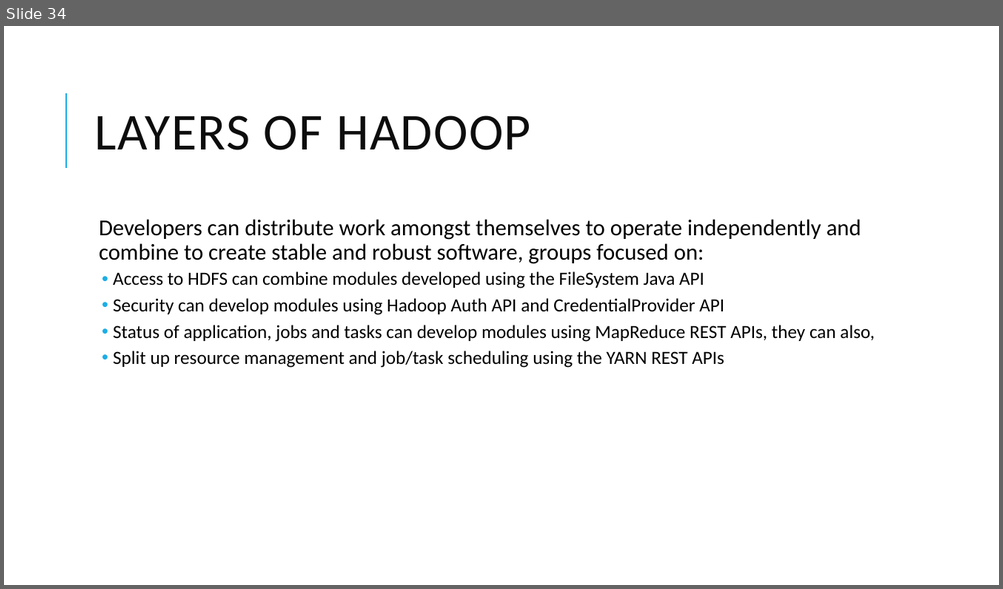
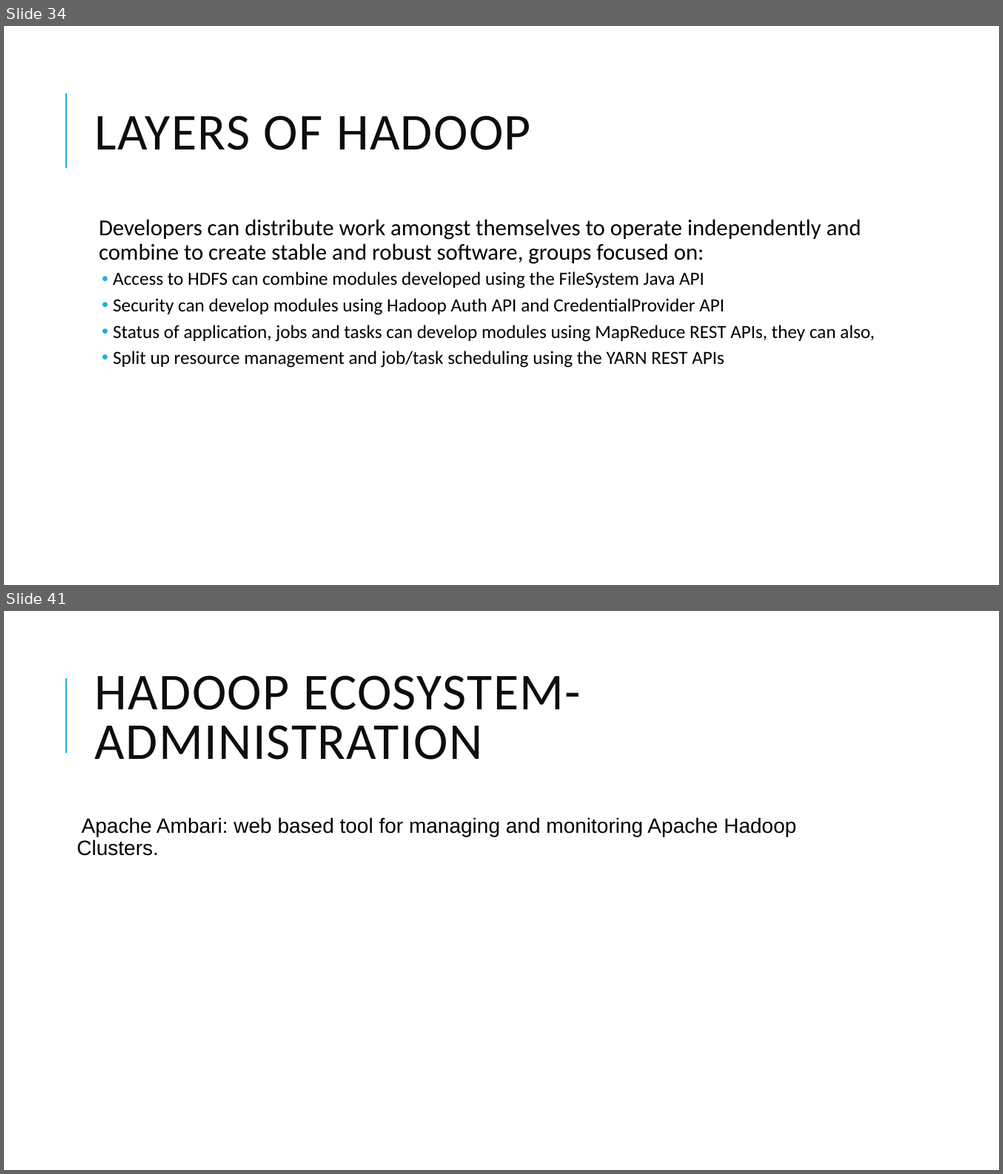
Before and after one commit to dsjili/eecs4314, a slide deck: assignment1_compiled.pptx. Shown one above the other, each under a label of ours: slide 34 before the commit, slides 34 and 41 after it; the slides between them are not shown. The pictures are 1003x589 and 1003x1174 pixels, drawn with LibreOffice and Linux fonts; fonts in the diff are those of the drawing. Boxes give left, top, right and bottom in pixels: in the first picture for what was removed or moved away, otherwise in the second. Text is boxed around its words. In the diff, an @@ line names an element or a change of style, - is before the commit and + after.

Commit message:
added the ecosystem slides

```diff
--- a/assignment1_compiled.pptx
+++ b/assignment1_compiled.pptx
@@ slide 41 added at (x1=4, y1=611, x2=999, y2=1170), background #FFFFFF; not listed: 1 template element that a slide beside it also shows @@
@@ title added at (x1=95, y1=675, x2=580, y2=760), 50 pt, text #0D0D0D @@
+HADOOP ECOSYSTEM- ADMINISTRATION
@@ text added at (x1=77, y1=817, x2=796, y2=856), 20 pt, text #000000 @@
+Apache Ambari: web based tool for managing and monitoring Apache Hadoop Clusters.
```
Also in this commit, not shown: 9 other slides added.
